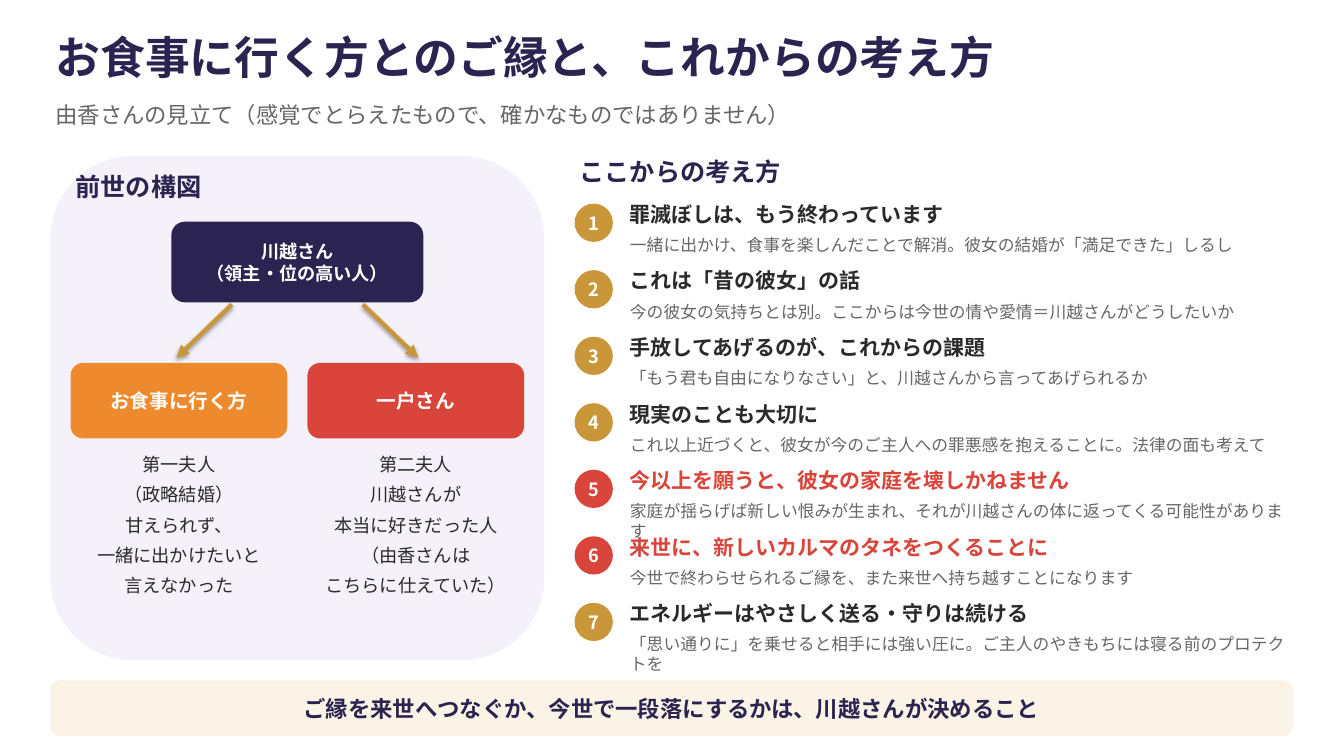
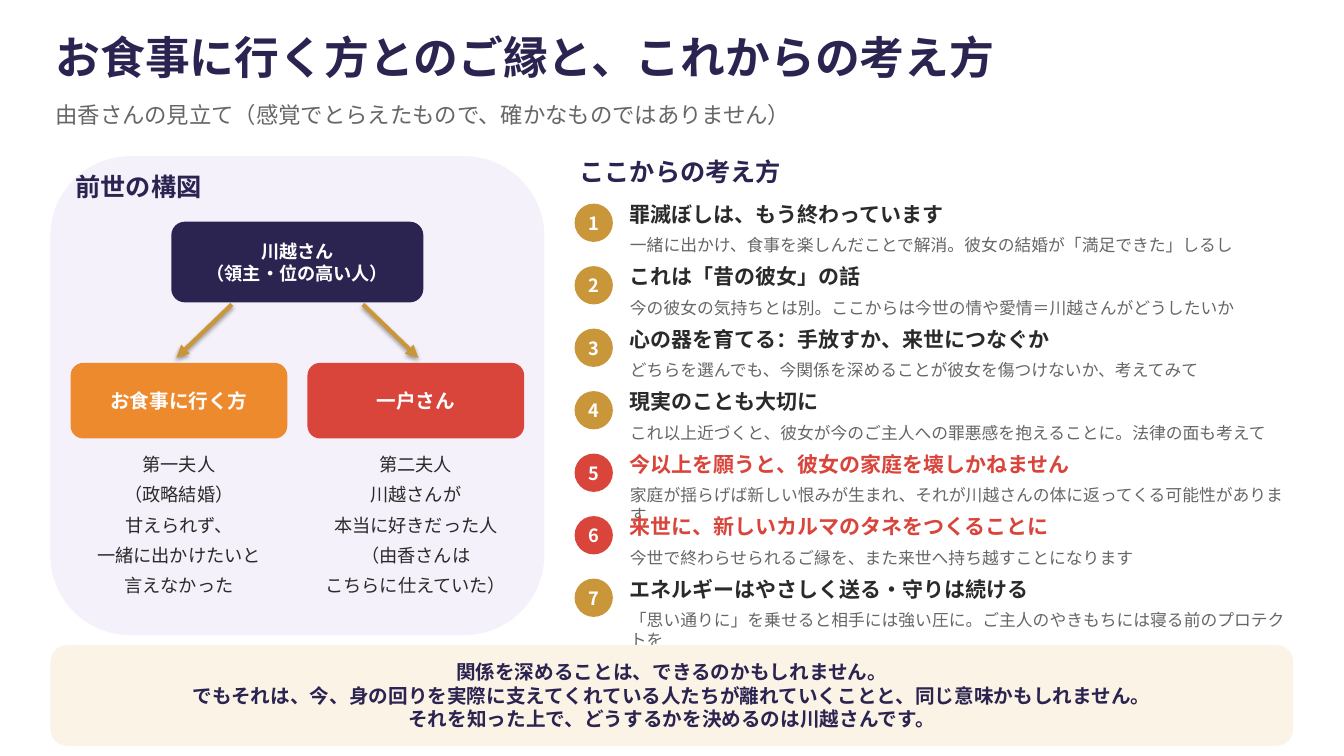
Before and after one commit to y-takahashi-cmd/MyBrain, a slide deck: slide 1 of 20_Projects/海音_心体の調律/タマラ/川越さん/20261014_ご縁と考え方_お食事の方.pptx. Drawn at 1344x756 pixels with LibreOffice and Linux fonts; fonts in the diff are those of the drawing. Boxes give left, top, right and bottom in pixels: in the first picture for what was removed or moved away, otherwise in the second. Text is boxed around its words. In the diff, an @@ line names an element or a change of style, - is before the commit and + after.

```diff
--- a/20_Projects/海音_心体の調律/タマラ/川越さん/20261014_ご縁と考え方_お食事の方.pptx
+++ b/20_Projects/海音_心体の調律/タマラ/川越さん/20261014_ご縁と考え方_お食事の方.pptx
@@ rounded rectangle: place and size @@
-rounded rectangle at (50,156,544,660)
+rounded rectangle at (50,156,544,635)
@@ 2 texts, 1 ellipse: place and size @@
-2 texts, 1 ellipse at (575,270,1234,320)
+2 texts, 1 ellipse at (575,266,1234,316)
@@ text at (630,329,1050,349): text changed @@
-手放してあげるのが、これからの課題
+心の器を育てる：手放すか、来世につなぐか
@@ 2 ellipses, 1 text: place and size @@
-2 ellipses, 1 text at (575,337,819,442)
+2 ellipses, 1 text at (575,329,819,430)
@@ text at (630,362,1198,378): text changed @@
-「もう君も自由になりなさい」と、川越さんから言ってあげられるか
+どちらを選んでも、今関係を深めることが彼女を傷つけないか、考えてみて
@@ 3 texts, 1 ellipse: place and size @@
-3 texts, 1 ellipse at (575,437,1283,542)
+3 texts, 1 ellipse at (575,425,1283,526)
@@ 2 texts, 1 ellipse: place and size @@
-2 texts, 1 ellipse at (575,534,1133,586)
+2 texts, 1 ellipse at (575,514,1133,566)
@@ 2 texts, 1 ellipse: place and size @@
-2 texts, 1 ellipse at (575,603,1284,671)
+2 texts, 1 ellipse at (575,579,1284,645)
@@ rounded rectangle "関係を深めることは、できるのかもしれません。": place and size @@
-rounded rectangle "関係を深めることは、できるのかもしれません。" at (50,681,1294,736)
+rounded rectangle "関係を深めることは、できるのかもしれません。" at (50,645,1294,746)
@@ text in rounded rectangle at (192,662,1150,728): text changed; size 16 to 14 pt @@
-ご縁を来世へつなぐか、今世で一段落にするかは、川越さんが決めること
+関係を深めることは、できるのかもしれません。
+でもそれは、今、身の回りを実際に支えてくれている人たちが離れていくことと、同じ意味かもしれません。
+それを知った上で、どうするかを決めるのは川越さんです。
```
Also in this commit, not shown: 1 other file.
